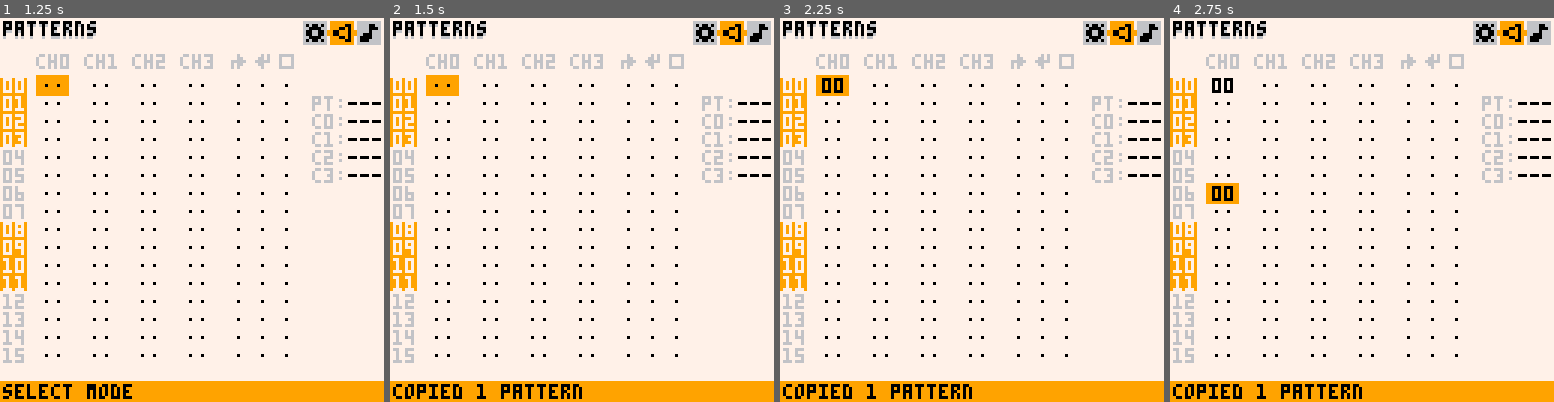
Above: before the commit, frames 1-4 (left to right).
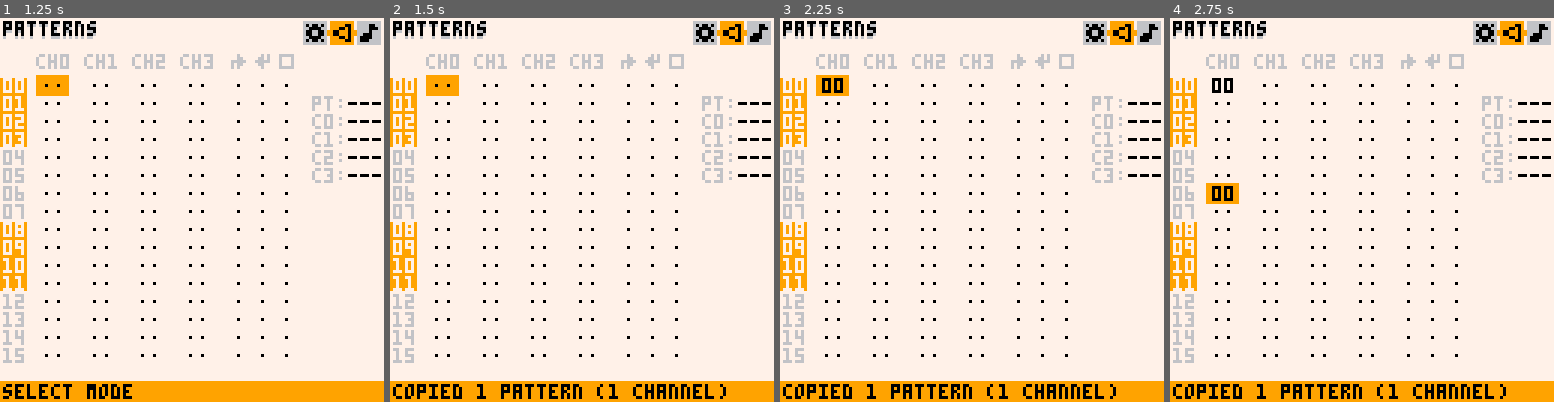
Above: after the commit, the same moments.

Repository: romainchapou/pico-sound-dj
Game: PICO-8 cartridge psdj.p8
The game is run twice, just before and just after one commit, with the same random seed, the same clock (stepped at 60 frames per second) and the same inputs.
Inputs:
- Up to frame 1 (1.25 s): tap O (Z key) at 0.33, 0.7 s; tap X (X key) at 1.07 s
- Up to frame 2 (1.5 s): tap O (Z key) at 1.43 s
- Up to frame 3 (2.25 s): hold Left from 1.97 s (still down); tap X (X key) at 2.07 s; tap O (Z key) at 2.22 s
- Up to frame 4 (2.75 s): release Left at 2.37 s; tap X (X key) at 2.4, 2.73 s; hold Down from 2.42 s (still down)

Frame 1 is identical in both runs. In frame 2, 0.5% of the frame differs, in the area x 53-88%, y 95-100%; in frame 3, 0.5%; in frame 4, 0.5%.

Commit message:
Improve pattern multi selection

Diff:
--- a/pattern_editor.lua
+++ b/pattern_editor.lua
@@ -1,4 +1,5 @@
 pattern_editor = class:new {
+  copied_patterns_is_full = false,
   copied_patterns = {},
 
   init = function(_ENV)
@@ -75,7 +76,12 @@
     end
 
     if not multi_selection then
-      if btnp_seq(4, 4) and cur_col < 4 then
+      if btnp_seq(4, 4) then
+        if cur_col >= 4 then
+          cur_col = 4
+          sel_start_col = 0
+        end
+
         multi_selection = true
         send_msg("select mode")
         return
@@ -99,7 +105,8 @@
 
 
     if not btn(4) and not btn(5) then
-      cur_col = mid(0, cur_col + nudge(), multi_selection and 3 or 6)
+      -- from channel 0 to first btn widget
+      cur_col = mid(0, cur_col + nudge(), multi_selection and 4 or 6)
 
       cur_line += nudge(true)
       cur_line %= 64
@@ -178,15 +185,29 @@
 
   send_pat_msg = function(_ENV, act)
     send_msg(act .. #copied_patterns .. " pattern"
-             .. (#copied_patterns == 1 and "" or "s"))
+             .. s_if_plural(copied_patterns)
+             .. (not copied_patterns_is_full and " (" .. #copied_patterns[1]
+             .. " channel" .. s_if_plural(copied_patterns[1]) .. ")" or ""))
   end,
 
   copy_selected_patterns = function(_ENV)
     copied_patterns = {}
+    copied_patterns_is_full = sel_col_upper == 4
+
     store_all_patterns_in_mem(_ENV)
 
     for pat_id=sel_line_lower,sel_line_upper do
-      add(copied_patterns, peek4(get_pattern_mem_addr(pat_id)))
+      if copied_patterns_is_full then
+        -- copy the whole pattern, including the settings
+        add(copied_patterns, peek4(get_pattern_mem_addr(pat_id)))
+      else
+        -- copy only some channels
+        local pat = {}
+        for col=sel_col_lower,sel_col_upper do
+          add(pat, pack(patterns[pat_id+1]:get_col(col+1)))
+        end
+        add(copied_patterns, pat)
+      end
     end
     multi_selection = false
 
@@ -197,7 +218,13 @@
     copy_selected_patterns(_ENV)
 
     for pat_id=sel_line_lower,sel_line_upper do
-      patterns[pat_id+1] = make_pattern_widget(pat_id)
+      if copied_patterns_is_full then
+        patterns[pat_id+1] = make_pattern_widget(pat_id)
+      else
+        for col=sel_col_lower,sel_col_upper do
+          patterns[pat_id+1].is_channel_activated[col+1] = false
+        end
+      end
     end
 
     store_all_patterns_in_mem(_ENV)
@@ -208,10 +235,20 @@
   paste_selected_patterns = function(_ENV)
     for i=1,#copied_patterns do
       if cur_line + i-1 < 64 then
-        poke4(get_pattern_mem_addr(cur_line + i-1), copied_patterns[i])
-        patterns[cur_line + i]:load_pattern_from_mem()
-      end
-    end
+        local copied_pat = copied_patterns[i]
+
+        if copied_patterns_is_full then
+          poke4(get_pattern_mem_addr(cur_line + i-1), copied_pat)
+          patterns[cur_line + i]:load_pattern_from_mem()
+        else
+          for j=1,min(4 - cur_col, #copied_pat) do
+            patterns[cur_line+i]:set_col(cur_col + j, copied_pat[j])
+          end
+        end
+      end
+    end
+
+    store_all_patterns_in_mem(_ENV)
 
     send_pat_msg(_ENV, "pasted ")
   end,
--- a/pattern_widget.lua
+++ b/pattern_widget.lua
@@ -50,7 +50,7 @@
           pattern_editor.last_edited_pattern = channels[sub_selection+1].value
         end
 
-      else
+      elseif not pattern_editor.multi_selection then
         get_settings_widgets(_ENV)[sub_selection - #channels + 1]:update()
       end
 
@@ -64,8 +64,11 @@
       -- being selected, instead do it here so we can have one continuous
       -- rectangle
       if is_pattern_seleted and col_sel_start < 4 then
-        rectfill(x + col_sel_start*CHANNEL_X_OFFSET - 2, y-1,
-                 x + col_sel_end*CHANNEL_X_OFFSET   + 8, y+5, 9)
+        local start_x, end_x =
+          col_sel_end == 4 and 0 or col_sel_start*CHANNEL_X_OFFSET,
+          col_sel_end == 4 and 76 or col_sel_end*CHANNEL_X_OFFSET
+
+        rectfill(x + start_x - 2, y-1, x + end_x + 8, y+5, 9)
       end
 
       for i, c in ipairs(channels) do
@@ -92,6 +95,14 @@
       end
     end,
 
+    get_col = function(_ENV, i)
+      return channels[i].value, is_channel_activated[i]
+    end,
+
+    set_col = function(_ENV, i, val_and_active)
+      channels[i].value, is_channel_activated[i] = unpack(val_and_active)
+    end,
+
     load_pattern_from_mem = function(_ENV)
       local addr = get_pattern_mem_addr(pattern_id)
 
--- a/sfx_editor.lua
+++ b/sfx_editor.lua
@@ -286,8 +286,7 @@
   end,
 
   send_notes_msg = function(_ENV, act)
-    send_msg(act .. #copied_notes .. " note"
-             .. (#copied_notes == 1 and "" or "s"))
+    send_msg(act .. #copied_notes .. " note" .. s_if_plural(copied_notes))
   end,
 
   copy_selected_notes = function(_ENV)
--- a/utils.lua
+++ b/utils.lua
@@ -62,7 +62,10 @@
   local name, oct = NOTE_NAMES[val % 12 + 1], val \ 12
 
   return #name == 1 and name .. " " .. oct or name .. oct
+end
 
+function s_if_plural(tbl)
+  return #tbl <= 1 and "" or "s"
 end
 
 function get_playing_note(channel)
